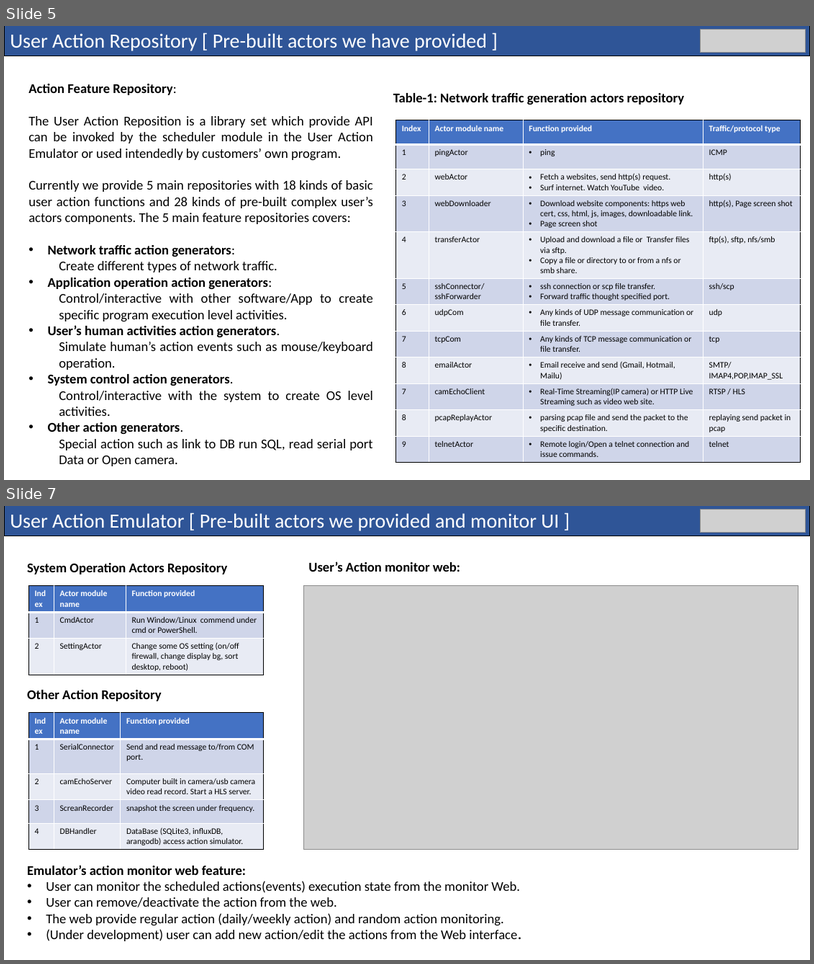
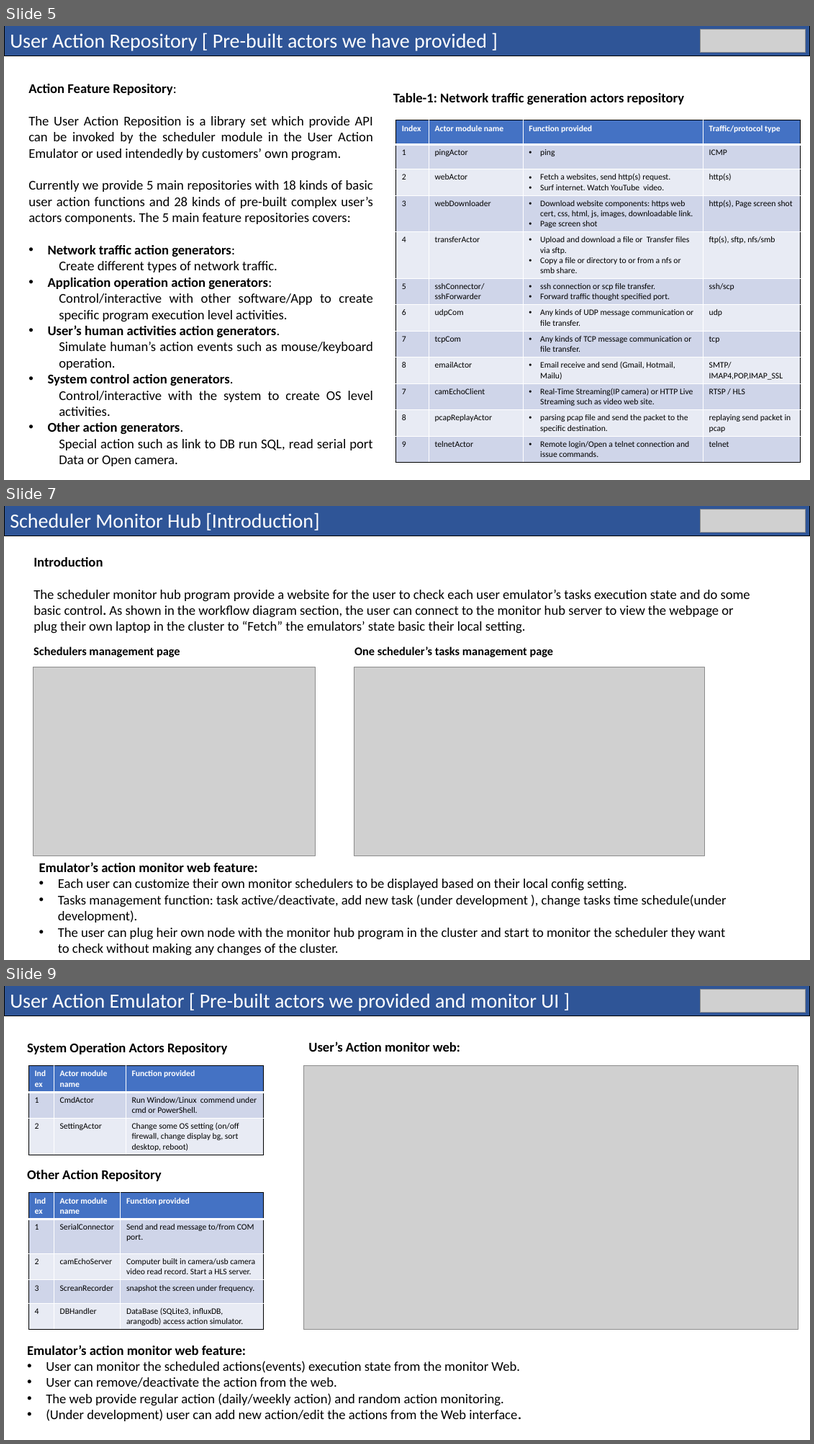
Before and after one commit to LiuYuancheng/Cluster_User_Emulation_System, a slide deck: doc/designDoc.pptx. Shown one above the other, each under a label of ours: slides 5 and 7 before the commit, slides 5, 7 and 9 after it; the slides between them are not shown. The pictures are 814x964 and 814x1444 pixels, drawn with LibreOffice and Linux fonts; fonts in the diff are those of the drawing; grey boxes stand for pictures. Boxes give left, top, right and bottom in pixels: in the first picture for what was removed or moved away, otherwise in the second. Text is boxed around its words. In the diff, an @@ line names an element or a change of style, - is before the commit and + after.

```diff
--- a/doc/designDoc.pptx
+++ b/doc/designDoc.pptx
@@ slide 7 added at box(4, 506, 810, 960), background #FFFFFF @@
@@ rectangle added at box(4, 506, 810, 536), fill #2F5597, outline #000000 0.75 pt, 24 pt, text #FFFFFF @@
+Scheduler Monitor Hub [Introduction]
@@ picture added at box(700, 510, 806, 533) @@
@@ text added at box(34, 557, 751, 633), 16 pt, text #000000 @@
+Introduction
+The scheduler monitor hub program provide a website for the user to check each user emulator’s tasks execution state and do some basic control. As shown in the workflow diagram section, the user can connect to the monitor hub server to view the webpage or plug their own laptop in the cluster to “Fetch” the emulators’ state basic their local setting.
@@ text added at box(34, 646, 180, 657), 14 pt, text #000000, bold @@
+Schedulers management page
@@ text added at box(355, 646, 554, 657), 14 pt, text #000000, bold @@
+One scheduler’s tasks management page
@@ picture added at box(33, 667, 315, 856) @@
@@ picture added at box(354, 667, 705, 856) @@
@@ text added at box(39, 862, 727, 955), 16 pt, text #000000 @@
+Emulator’s action monitor web feature:
+• Each user can customize their own monitor schedulers to be displayed based on their local config setting.
+• Tasks management function: task active/deactivate, add new task (under development ), change tasks time schedule(under development).
+• The user can plug heir own node with the monitor hub program in the cluster and start to monitor the scheduler they want to check without making any changes of the cluster.
@@ what was slide 7 is now slide 9 @@
```
Also in this commit, not shown: 4 slides changed, 1 other slide added, 2 other files.
